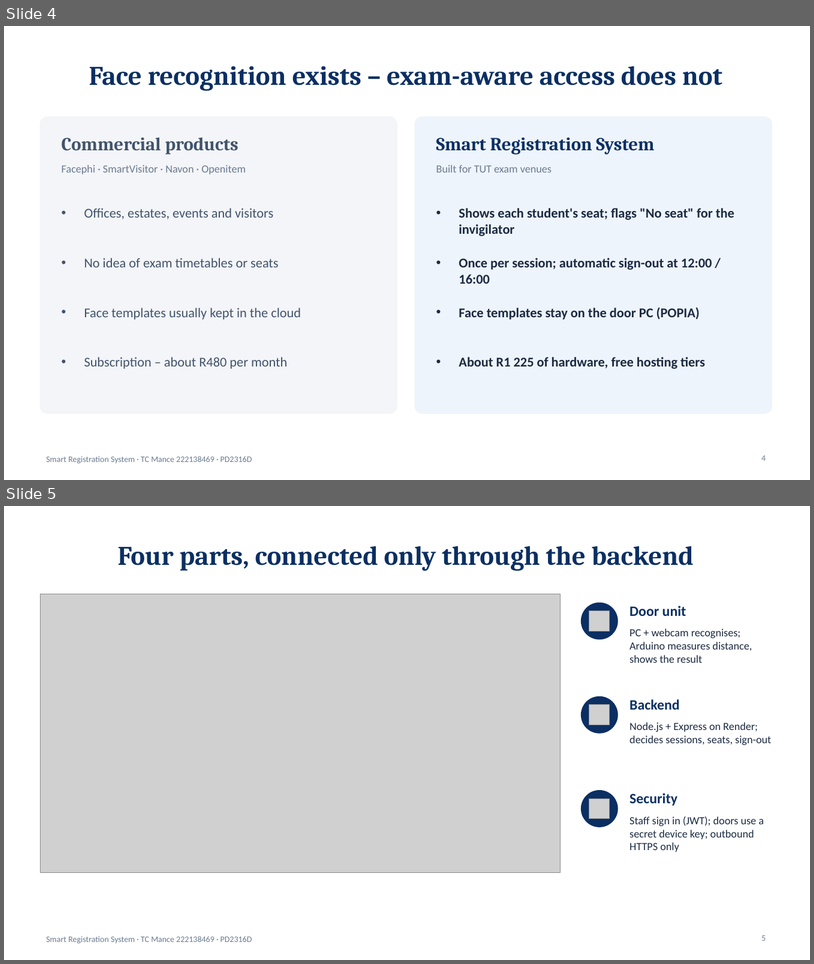
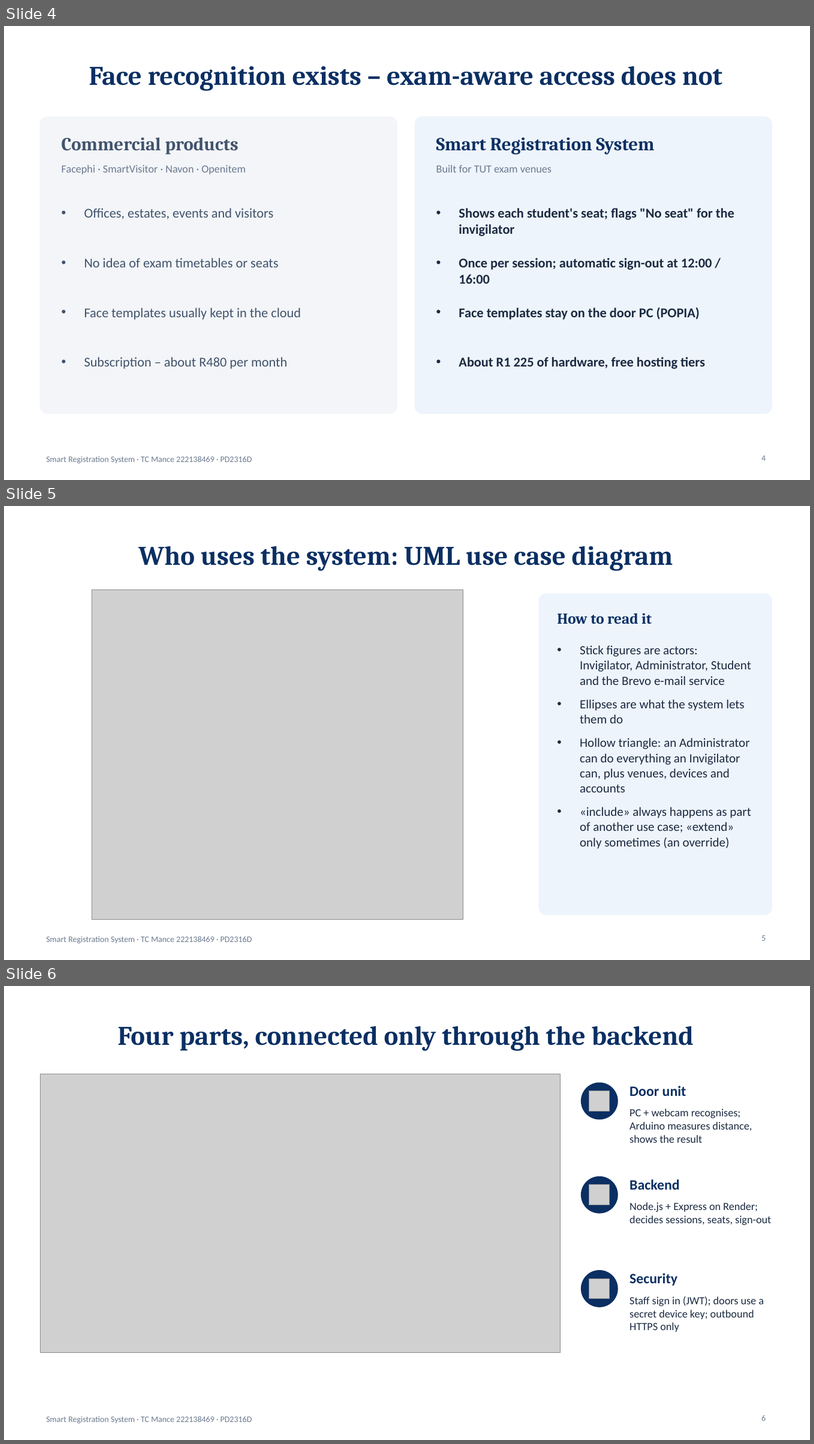
Before and after one commit to TebogoClifford/Smart_Registration_System, a slide deck: docs_out/SRS_Presentation_TC_Mance.pptx. Shown one above the other, each under a label of ours: slides 4 and 5 before the commit, slides 4, 5 and 6 after it. The pictures are 814x964 and 814x1444 pixels, drawn with LibreOffice and Linux fonts; fonts in the diff are those of the drawing; grey boxes stand for pictures. Boxes give left, top, right and bottom in pixels: in the first picture for what was removed or moved away, otherwise in the second. Text is boxed around its words. In the diff, an @@ line names an element or a change of style, - is before the commit and + after.

```diff
--- a/docs_out/SRS_Presentation_TC_Mance.pptx
+++ b/docs_out/SRS_Presentation_TC_Mance.pptx
@@ slide 5 added at [4,506,810,960], background #FFFFFF; not listed: 1 template element that a slide beside it also shows @@
@@ title added at [138,546,674,571], 32 pt, text #0B2F63, bold @@
+Who uses the system: UML use case diagram
@@ picture added at [92,589,464,919] @@
@@ rounded rectangle added at [539,594,772,915], fill #EEF4FB, outline #EEF4FB 1 pt @@
@@ text added at [557,613,652,624], 18 pt, text #0B2F63, bold @@
+How to read it
@@ text added at [580,645,752,849], 15 pt, text #1B2A41 @@
+• Stick figures are actors: Invigilator, Administrator, Student and the Brevo e-mail service
+• Ellipses are what the system lets them do
+• Hollow triangle: an Administrator can do everything an Invigilator can, plus venues, devices and accounts
+• «include» always happens as part of another use case; «extend» only sometimes (an override)
@@ page number added at [762,935,766,940], 10 pt, text #6B7A90 @@
+5
@@ what was slide 5 is now slide 6 @@
@@ page number at [762,1414,766,1420]: text changed @@
-5
+6
```
Also in this commit, not shown: 2 slides changed, 7 other slides added.
